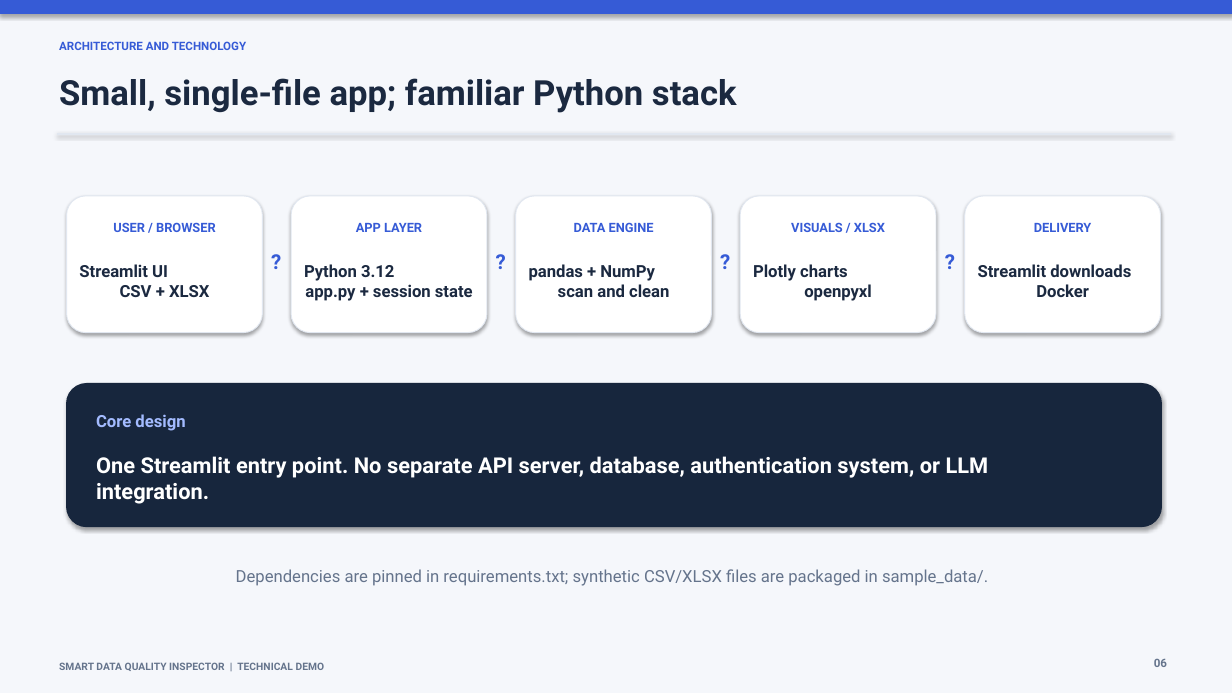
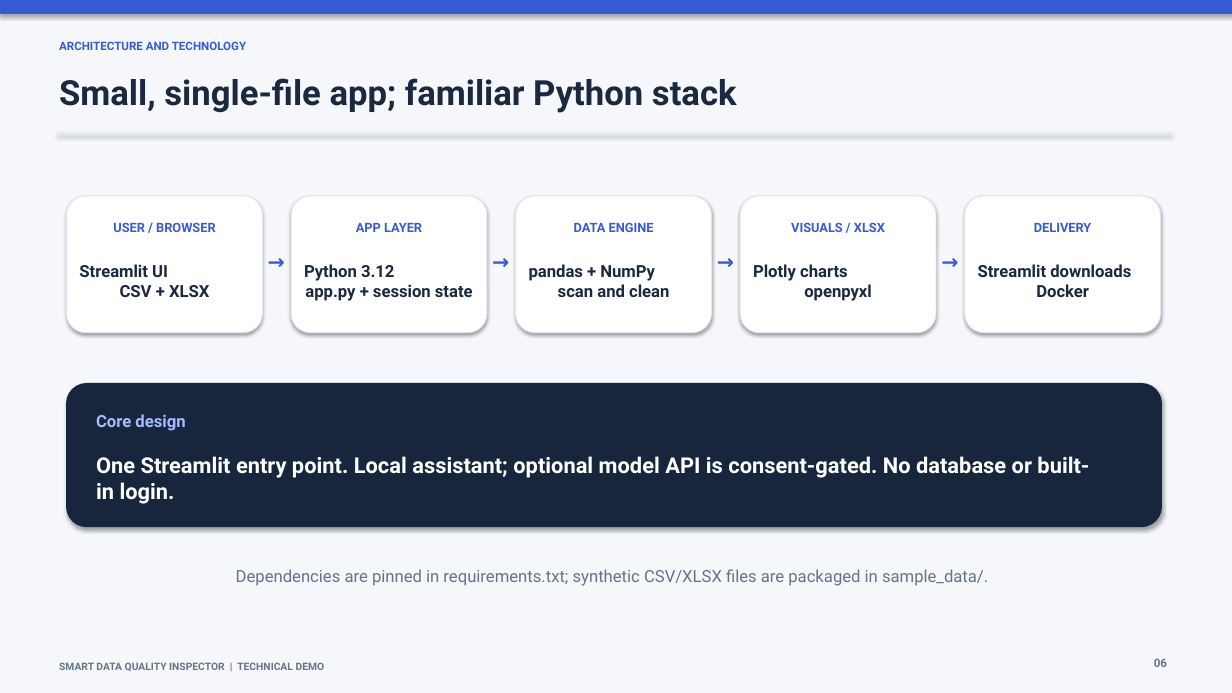
Before and after one commit to sajidjfastian-dev/smart-data-quality-inspector, a slide deck: slide 6 of Smart_Data_Quality_Inspector_Technical_Demo.pptx. Drawn at 1232x693 pixels with LibreOffice and Linux fonts; fonts in the diff are those of the drawing. Boxes give left, top, right and bottom in pixels: in the first picture for what was removed or moved away, otherwise in the second. Text is boxed around its words. In the diff, an @@ line names an element or a change of style, - is before the commit and + after.

```diff
--- a/Smart_Data_Quality_Inspector_Technical_Demo.pptx
+++ b/Smart_Data_Quality_Inspector_Technical_Demo.pptx
@@ text at (x1=265, y1=247, x2=287, y2=274): text changed @@
-?
+→
@@ text at (x1=490, y1=247, x2=512, y2=274): text changed @@
-?
+→
@@ text at (x1=714, y1=247, x2=737, y2=274): text changed @@
-?
+→
@@ text at (x1=939, y1=247, x2=961, y2=274): text changed @@
-?
+→
@@ text at (x1=96, y1=456, x2=1089, y2=504): text changed @@
-One Streamlit entry point. No separate API server, database, authentication system, or LLM integration.
+One Streamlit entry point. Local assistant; optional model API is consent-gated. No database or built-in login.
```
Also in this commit, not shown: 8 other slides changed, 7 other files.
